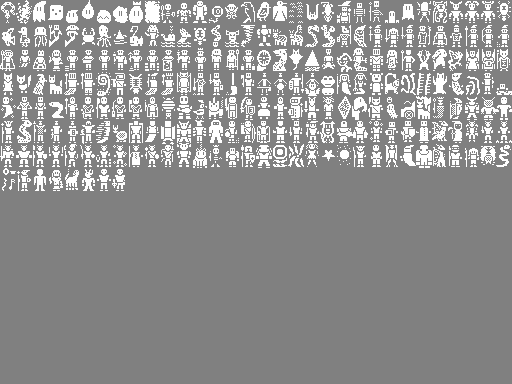
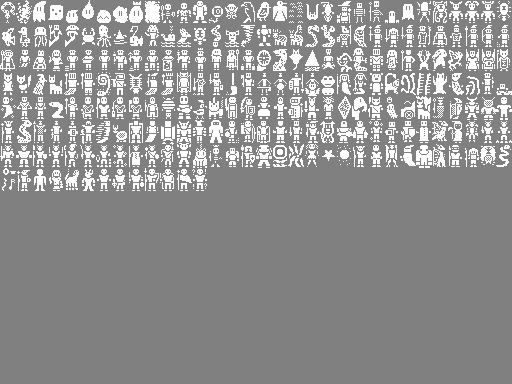
Revision of a layered 512×384 image; what changed, layer by layer:
painted on "Background" over [129,168,207,191]
